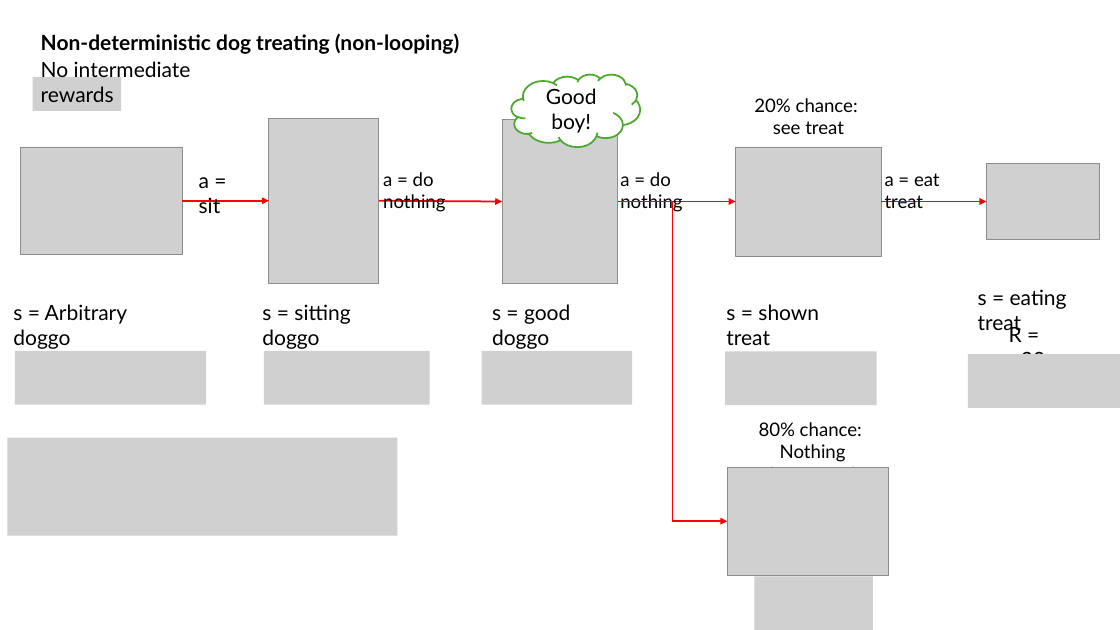
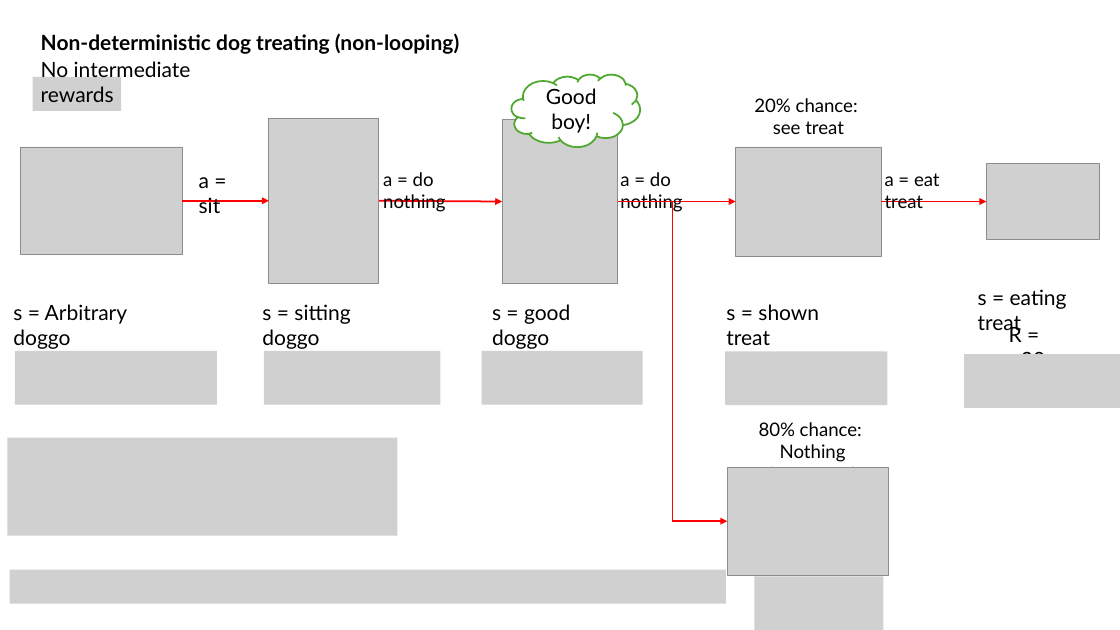
Before and after one commit to MohammadHHasan2/ME4452, a slide deck: slide 4 of Class_Notes/Dog_Treating_Is_Hard_Science.pptx. Drawn at 1120x630 pixels with LibreOffice and Linux fonts; fonts in the diff are those of the drawing; grey boxes stand for pictures. Boxes give left, top, right and bottom in pixels: in the first picture for what was removed or moved away, otherwise in the second. Text is boxed around its words. In the diff, an @@ line names an element or a change of style, - is before the commit and + after.

```diff
--- a/Class_Notes/Dog_Treating_Is_Hard_Science.pptx
+++ b/Class_Notes/Dog_Treating_Is_Hard_Science.pptx
@@ picture: place and size @@
-picture at [15,351,207,405]
+picture at [15,351,217,405]
@@ picture: place and size @@
-picture at [264,351,429,405]
+picture at [264,351,440,405]
@@ picture: place and size @@
-picture at [481,351,632,405]
+picture at [481,351,643,405]
@@ picture: place and size @@
-picture at [725,351,877,405]
+picture at [725,351,887,405]
@@ picture added at [10,570,727,603] @@
@@ picture: place and size @@
-picture at [755,576,873,630]
+picture at [755,576,884,630]
```
Also in this commit, not shown: 4 other slides changed.
